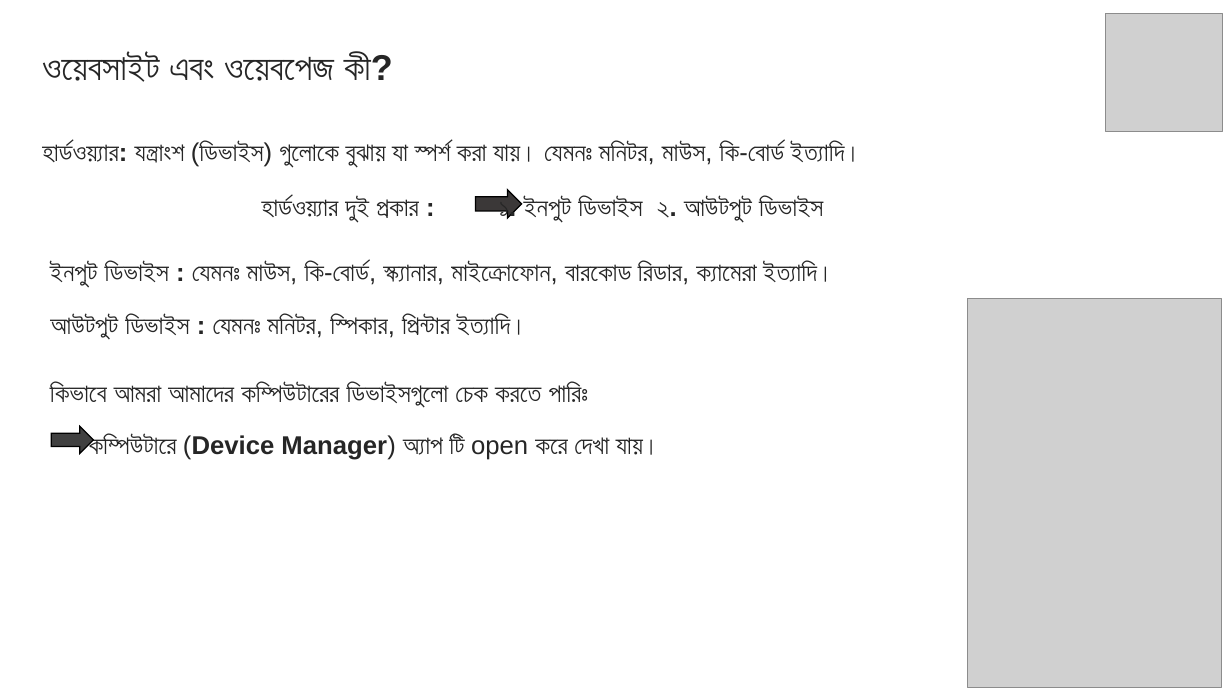
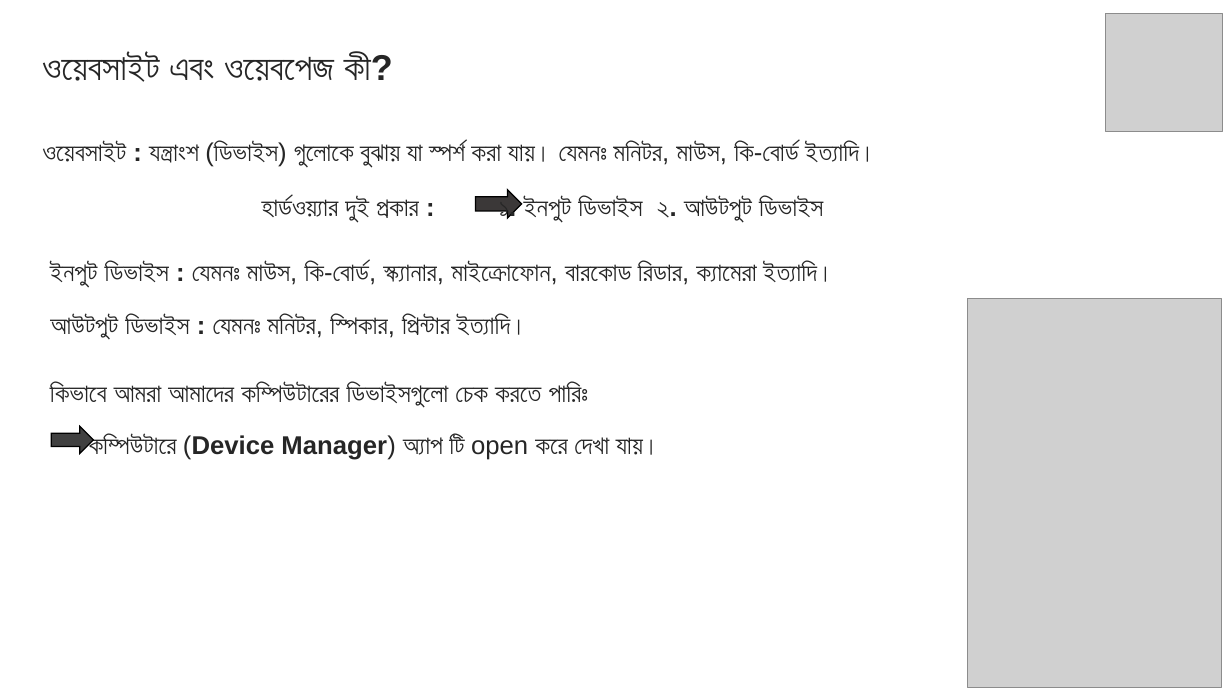
Before and after one commit to mehrab2004/Bmitfarm_Courses, a slide deck: slide 2 of Web Design Course/responsive-web-design-with-bootstrap.pptx. Drawn at 1232x693 pixels with LibreOffice and Linux fonts; fonts in the diff are those of the drawing; grey boxes stand for pictures. Boxes give left, top, right and bottom in pixels: in the first picture for what was removed or moved away, otherwise in the second. Text is boxed around its words. In the diff, an @@ line names an element or a change of style, - is before the commit and + after.

Commit message:
update

```diff
--- a/Web Design Course/responsive-web-design-with-bootstrap.pptx
+++ b/Web Design Course/responsive-web-design-with-bootstrap.pptx
@@ text at (x1=42, y1=140, x2=876, y2=168): text changed @@
-হার্ডওয়্যার: যন্ত্রাংশ (ডিভাইস) গুলোকে বুঝায় যা স্পর্শ করা যায়। যেমনঃ মনিটর, মাউস, কি-বোর্ড ইত্যাদি।
+ওয়েবসাইট : যন্ত্রাংশ (ডিভাইস) গুলোকে বুঝায় যা স্পর্শ করা যায়। যেমনঃ মনিটর, মাউস, কি-বোর্ড ইত্যাদি।
```
